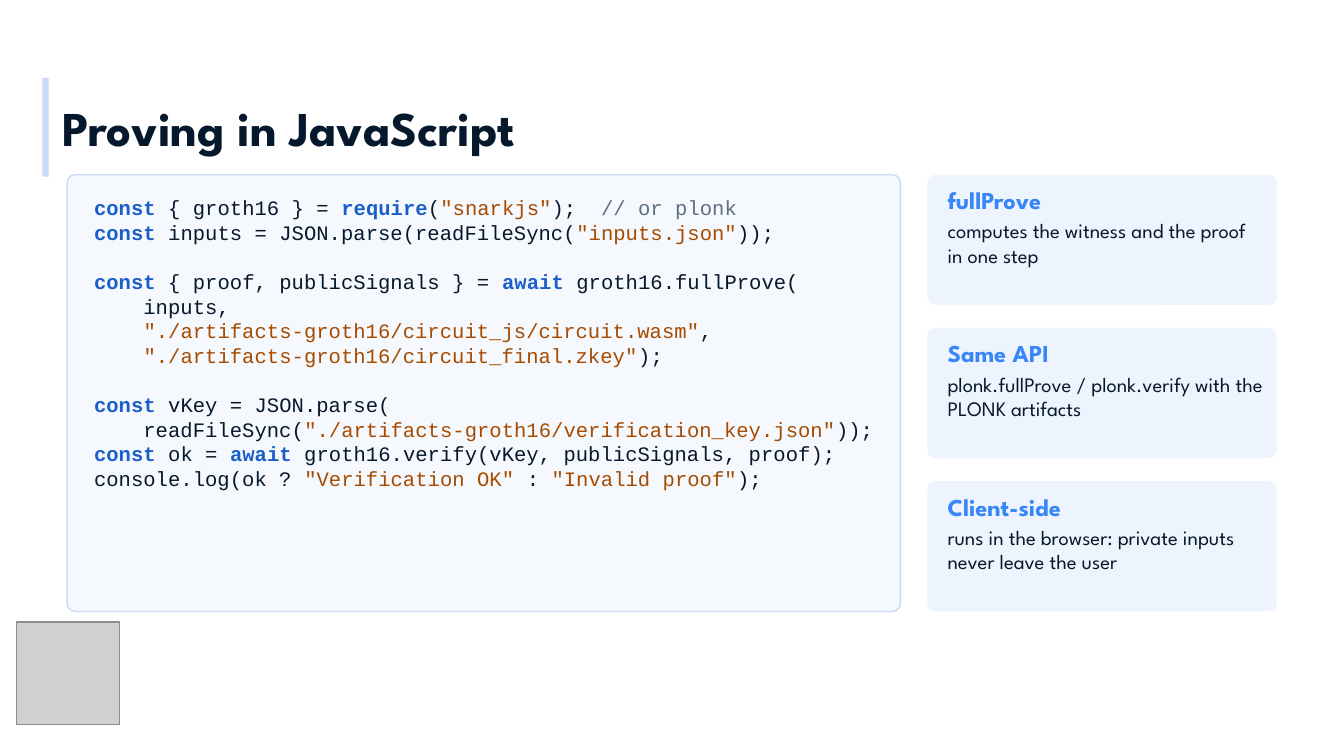
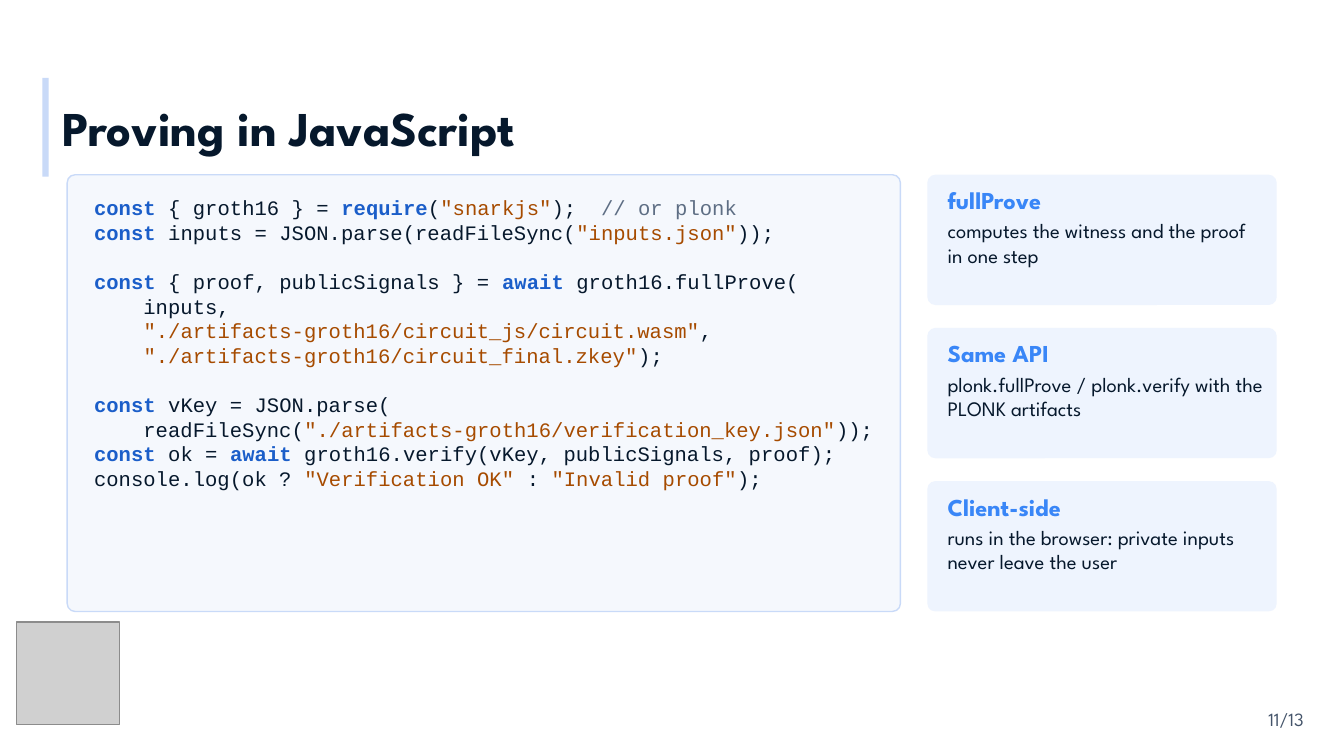
Before and after one commit to radojevicMihailo/ZK-kurs, a slide deck: slide 11 of circom-snarkjs/ZKP MA - Circom i snarkjs.pptx. Drawn at 1344x756 pixels with LibreOffice and Linux fonts; fonts in the diff are those of the drawing; grey boxes stand for pictures; background and template pictures are left out. Boxes give left, top, right and bottom in pixels: in the first picture for what was removed or moved away, otherwise in the second. Text is boxed around its words. In the diff, an @@ line names an element or a change of style, - is before the commit and + after.

```diff
--- a/circom-snarkjs/ZKP MA - Circom i snarkjs.pptx
+++ b/circom-snarkjs/ZKP MA - Circom i snarkjs.pptx
@@ page number added at box(1268, 713, 1303, 728), 10 pt, text #44546A @@
+11/13
```
Also in this commit, not shown: 12 other slides changed, 2 other files.
